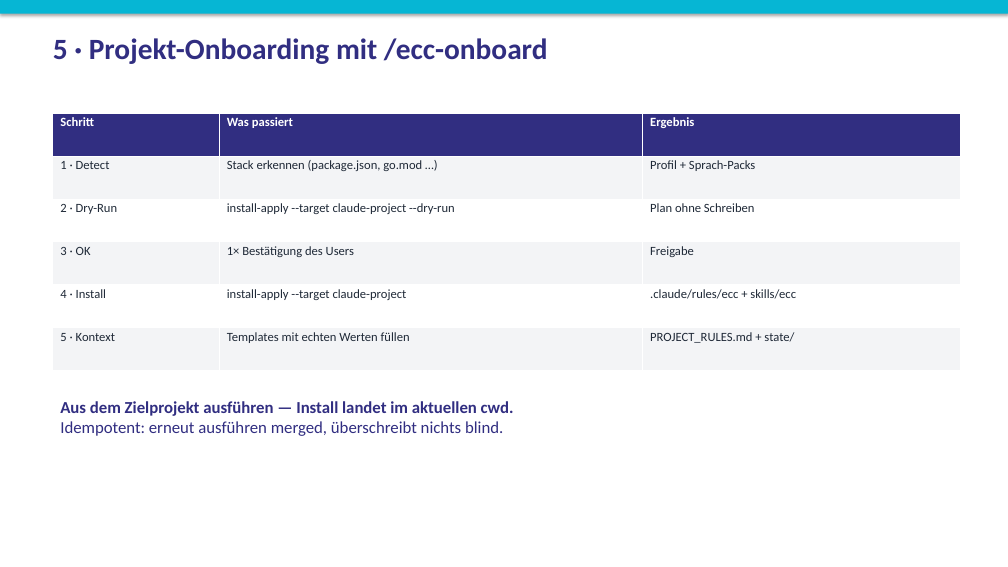
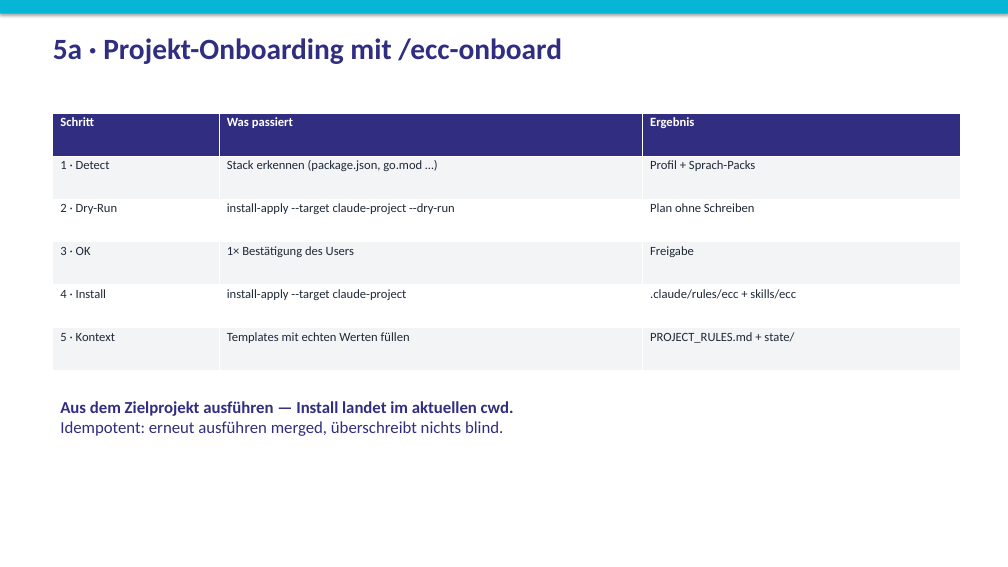
Before and after one commit to Paulee8155/Claude-Code-BestPractice, a slide deck: slide 6 of docs/ECC-Harness-Guide.de.pptx. Drawn at 1008x567 pixels with LibreOffice and Linux fonts; fonts in the diff are those of the drawing. Boxes give left, top, right and bottom in pixels: in the first picture for what was removed or moved away, otherwise in the second. Text is boxed around its words. In the diff, an @@ line names an element or a change of style, - is before the commit and + after.

```diff
--- a/docs/ECC-Harness-Guide.de.pptx
+++ b/docs/ECC-Harness-Guide.de.pptx
@@ text at (53,38,562,64): text changed @@
-5 · Projekt-Onboarding mit /ecc-onboard
+5a · Projekt-Onboarding mit /ecc-onboard
```
Also in this commit, not shown: 2 other slides changed, 1 slide added, 2 other files.
